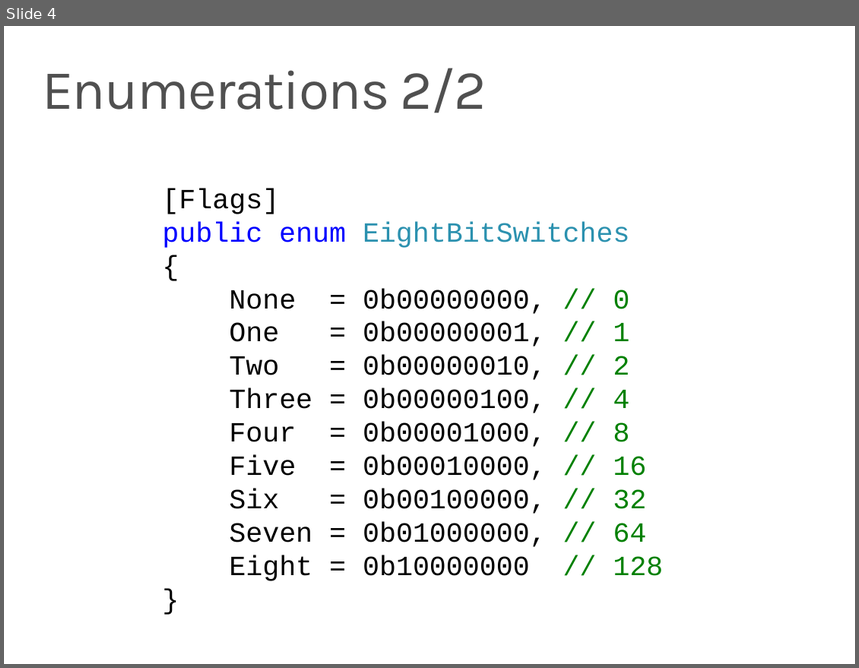
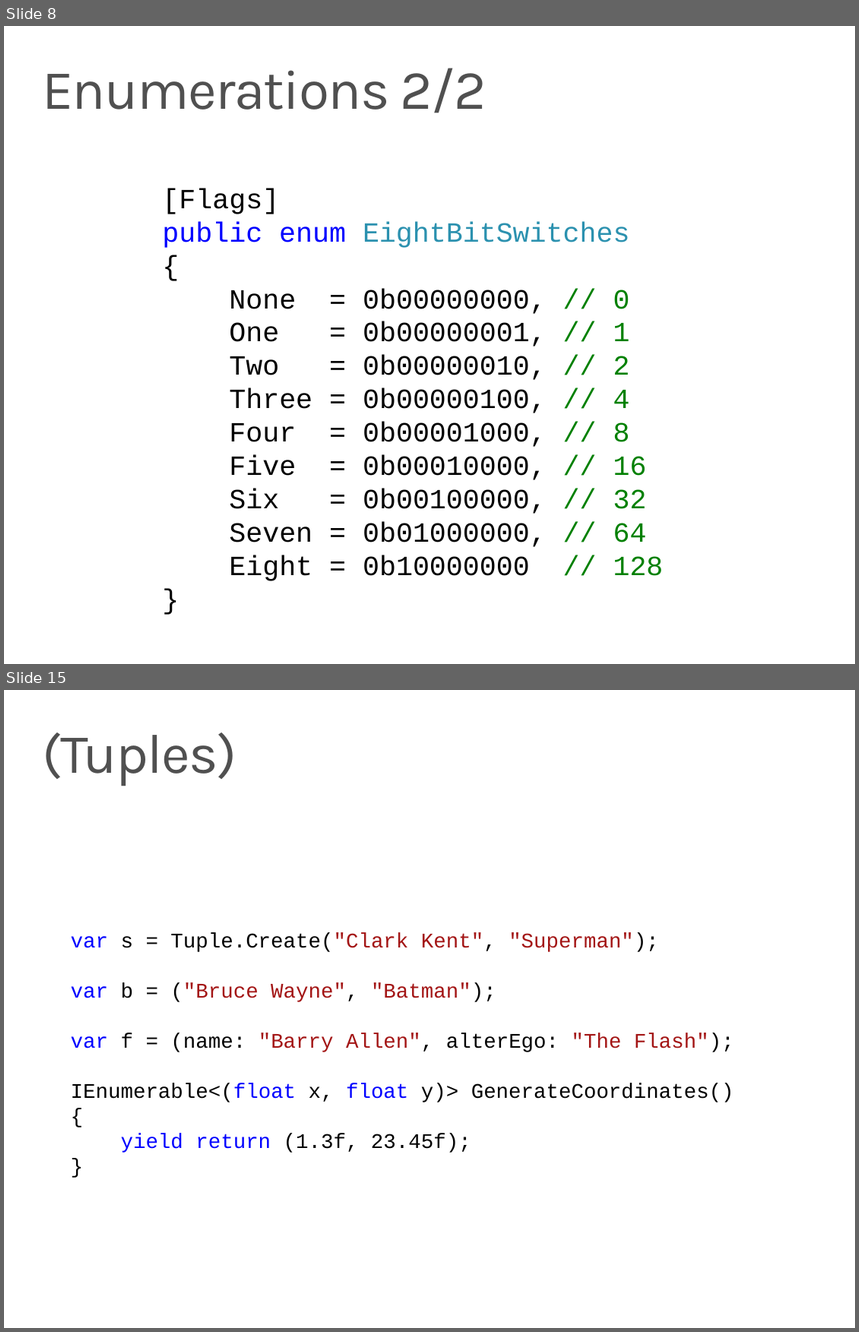
Before and after one commit to ondfisk/BDSA2018, a slide deck: Slides/Lecture03 - Lambdas and LINQ.pptx. Shown one above the other, each under a label of ours: slide 4 before the commit, slides 8 and 15 after it; the slides between them are not shown. The pictures are 859x668 and 859x1332 pixels, drawn with LibreOffice and Linux fonts; fonts in the diff are those of the drawing. Boxes give left, top, right and bottom in pixels: in the first picture for what was removed or moved away, otherwise in the second. Text is boxed around its words. In the diff, an @@ line names an element or a change of style, - is before the commit and + after.

```diff
--- a/Slides/Lecture03 - Lambdas and LINQ.pptx
+++ b/Slides/Lecture03 - Lambdas and LINQ.pptx
@@ slide 15 added at (4, 690, 855, 1328), background #FFFFFF @@
@@ title added at (42, 733, 237, 786), 48 pt, text #505050 @@
+(Tuples)
@@ text added at (71, 933, 734, 1153), 18 pt, text #000000 @@
+var s = Tuple.Create("Clark Kent", "Superman");
+var b = ("Bruce Wayne", "Batman");
+var f = (name: "Barry Allen", alterEgo: "The Flash");
+IEnumerable<(float x, float y)> GenerateCoordinates()
+{
+yield return (1.3f, 23.45f);
+}
@@ what was slide 4 is now slide 8 @@
```
Also in this commit, not shown: 3 slides changed, 12 other slides added, 4 slides removed, 7 other files.
